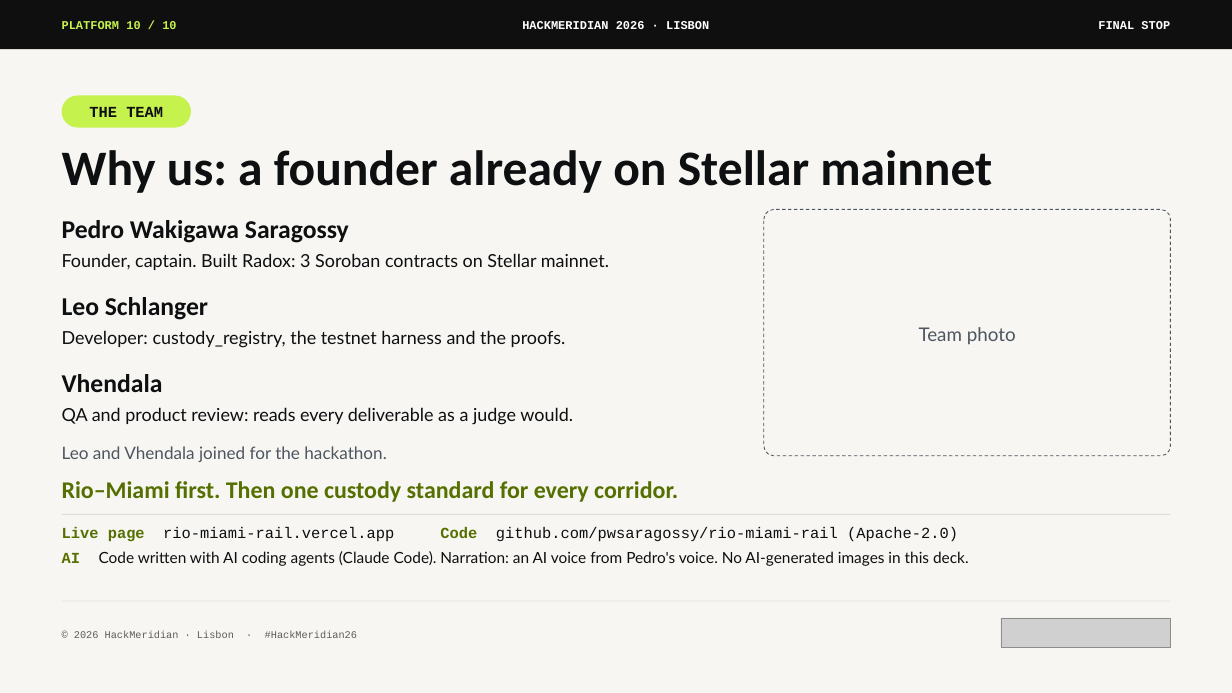
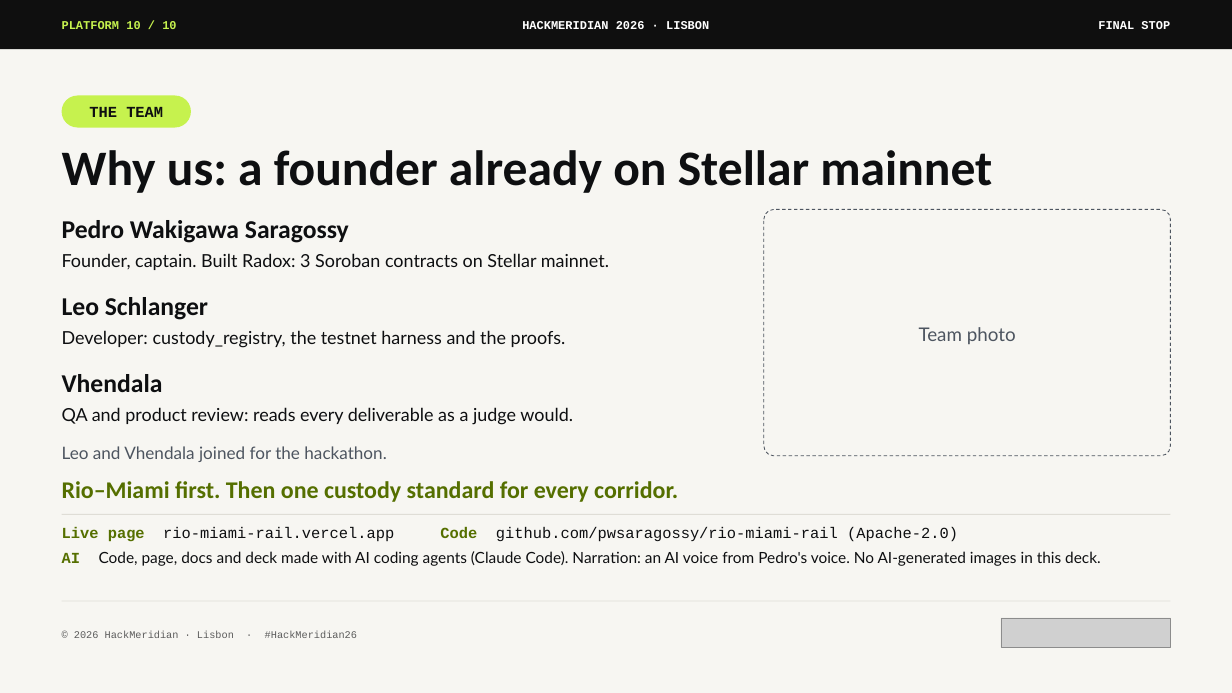
Before and after one commit to pwsaragossy/hackmeridian-cos, a slide deck: slide 10 of projects/hackmeridian-rail/deck/radox-custody-rail.pptx. Drawn at 1232x693 pixels with LibreOffice and Linux fonts; fonts in the diff are those of the drawing; grey boxes stand for pictures. Boxes give left, top, right and bottom in pixels: in the first picture for what was removed or moved away, otherwise in the second. Text is boxed around its words. In the diff, an @@ line names an element or a change of style, - is before the commit and + after.

```diff
--- a/projects/hackmeridian-rail/deck/radox-custody-rail.pptx
+++ b/projects/hackmeridian-rail/deck/radox-custody-rail.pptx
@@ text at (x1=99, y1=551, x2=1101, y2=566): text changed @@
-AI Code written with AI coding agents (Claude Code). Narration: an AI voice from Pedro's voice. No AI-generated images in this deck.
+AI Code, page, docs and deck made with AI coding agents (Claude Code). Narration: an AI voice from Pedro's voice. No AI-generated images in this deck.
```
Also in this commit, not shown: 3 other slides changed, 3 other files.
